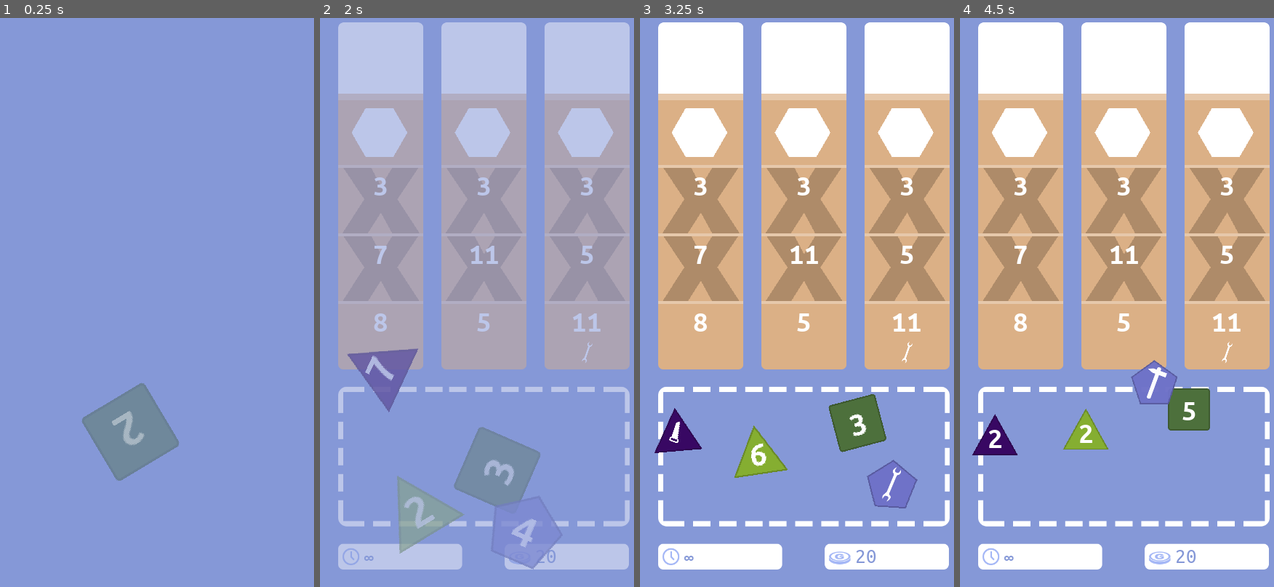
Above: before the commit, frames 1-4 (left to right).
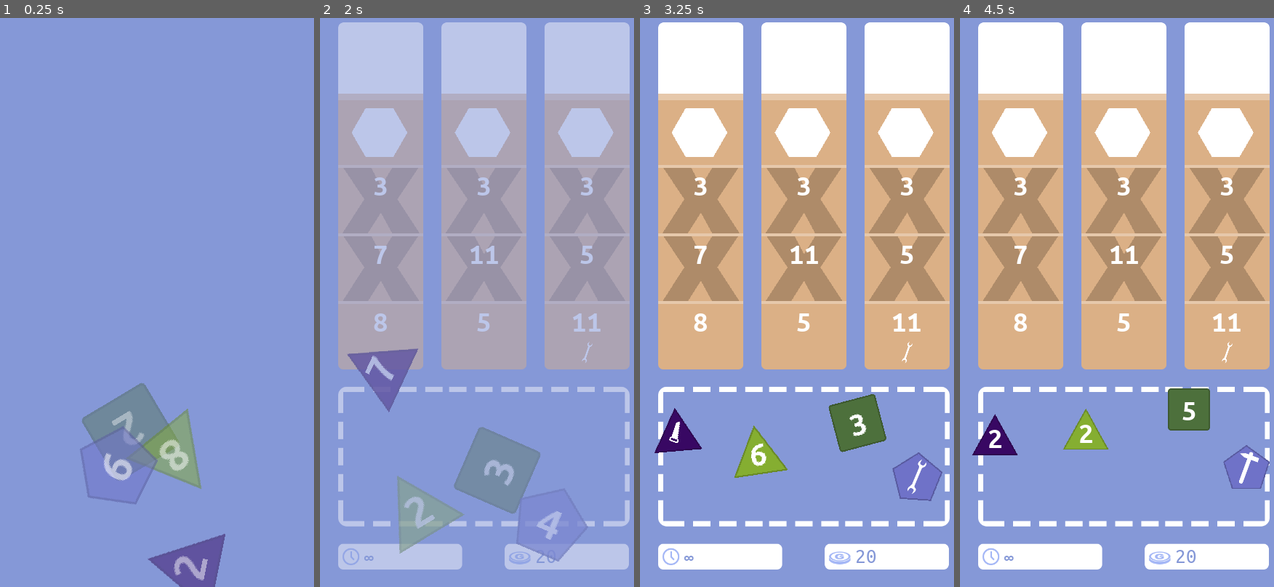
Above: after the commit, the same moments.

Repository: matzebond/DiceRepair
Game: Godot game, scene res://scenes/screens/RootNode.tscn
The game is run twice, just before and just after one commit, with the same random seed, the same clock (stepped at 60 frames per second) and the same inputs.
Inputs (mouse positions are in pixels of both pictures, inside the frame that each line leads up to):
- Up to frame 1 (0.25 s): no input
- Up to frame 2 (2 s): tap Enter (ui_accept) at 0.5 s; drag from (439, 439) to (483, 513) at 0.52 s; drag from (417, 325) to (483, 421) at 1.27 s
- Up to frame 3 (3.25 s): move the mouse to (815, 473) at 2.02 s; click (815, 473) at 2.17 s; drag from (683, 416) to (699, 200) at 2.77 s
- Up to frame 4 (4.5 s): drag from (1079, 444) to (1019, 200) at 3.52 s; drag from (1220, 473) to (1019, 200) at 4.27 s

The runs differ from the first frame. In frame 1, 3.8% of the frame differs, in the area x 25-72%, y 68-100%; in frame 2, 1.0%; in frame 3, 1.4%; in frame 4, 1.6%.

Commit message:
not really fix tutorial scene dice ghosting

Diff:
--- a/scenes/screens/TutorialScript.gd
+++ b/scenes/screens/TutorialScript.gd
@@ -15,7 +15,7 @@
         var die_inst = Die.instance().init(die)
         self.add_die(die_inst)
         dice_inst.append(die_inst)
-        yield(get_tree().create_timer(1), "timeout")
+        #yield(get_tree().create_timer(1), "timeout")
 
     yield(get_tree().create_timer(3.0), "timeout")
 
@@ -40,11 +40,6 @@
 
     yield(get_tree().create_timer(2.0), "timeout")
 
-    for die in dice_inst:
-        add_die(die)
-        yield(get_tree().create_timer(0.1), "timeout")
-
-    yield(get_tree().create_timer(0.5), "timeout")
     get_tree().current_scene.end_scene()
 
 func _input(event):
